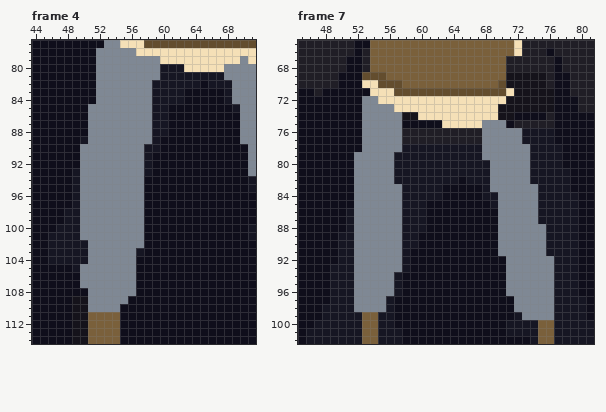
One commit to this pixel-art file: ChronoHunt/Prototype #2/Assets/Art Assets/Pixel Art Player/Player_Down_Run/Player_Down_Run_Preview.aseprite. This is how it looked before the edit.
128x128 pixels, 8 frames. Colours within 5 levels of each other are drawn and written as one. Shown: frame 4: x 44..71, y 77..114; frame 7: x 45..81, y 65..102. The commit also changed other frames or places, which this record leaves out.
And afterwards:
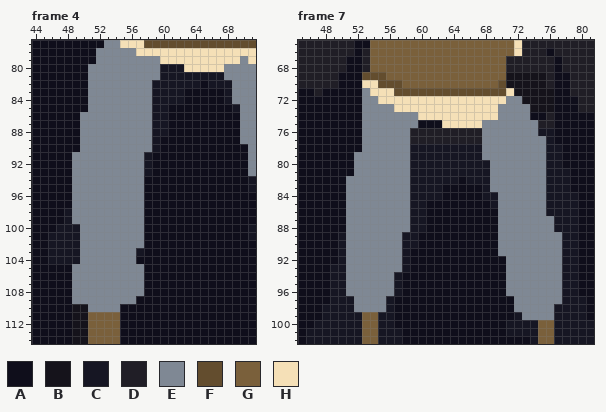
Palette (. is transparent): A #0f0e1b  B #15131b  C #161623  D #201e26  E #7f8894  F #634d2e  G #7a603b  H #f5e0b7
Difference:
Frame 4, layer "Legs":
The edit turns colour A into colour E in rows 80 to 84 at x 51; in rows 86 to 88 at x 50; in rows 91 to 92 at x 49; in row 105 at x 57; in rows 106 to 107 at x 49 and 57; in row 108 at x 49 to 50 and 57.
The edit turns colour A into colour E in row 109 at x 56.
The edit turns colour B into colour E in row 109 at x 49 to 50.
The edit turns colour C into colour E in row 89 at x 50; in row 90 at x 58; in rows 93 to 99 at x 49; in rows 102 to 104 at x 50; in row 105 at x 49.
Frame 7, layer "Legs":
The edit turns colour A into colour E in row 71 at x 53; in row 74 at x 72 to 73; in row 75 at x 58 to 59 and 71; in rows 82 to 85 at x 51.
The edit turns colour B into colour E in row 72 at x 71 to 72; in row 73 at x 70 to 73; in row 74 at x 58 to 59 and 70 to 71.
The edit turns colour C into colour E in row 76 at x 73 to 74; in row 77 at x 73 to 75; in row 78 at x 58 and 74 to 75; in rows 79 to 82 at x 57 to 58 and 74 to 75; in rows 83 to 85 at x 58 and 75; in row 86 at x 51, 58 and 75.
The edit turns colour C into colour E in row 87 at x 51, 58 and 75 to 76; in row 88 at x 51, 58 and 76; in rows 89 to 91 at x 51 and 76 to 77; in rows 92 to 96 at x 51 and 77; in row 97 at x 77.
The edit turns colour D into colour E in row 75 at x 72 to 74; in rows 76 to 77 at x 58.
Pixel boxes of the changes (left, top, right, bottom) in both pictures:
changed: (72, 64, 96, 304)
changed: (144, 144, 152, 152)
changed: (128, 264, 144, 304)
changed: (362, 88, 370, 96)
changed: (498, 96, 562, 304)
changed: (394, 112, 418, 232)
changed: (346, 176, 354, 296)
